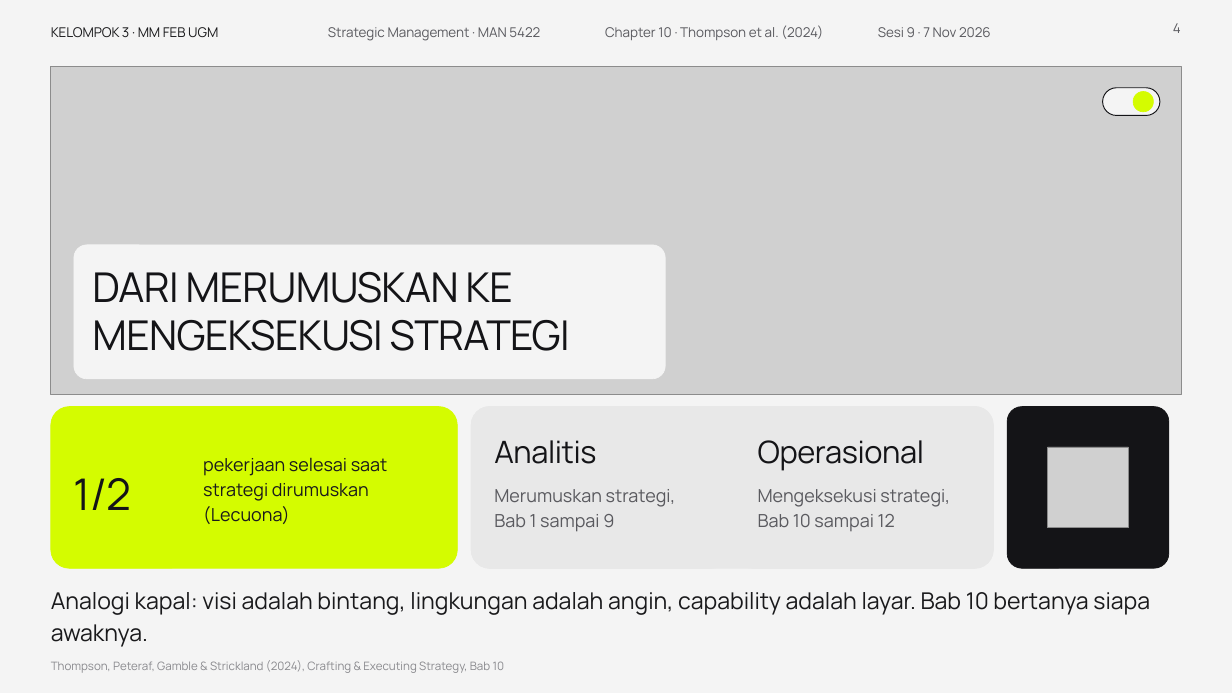
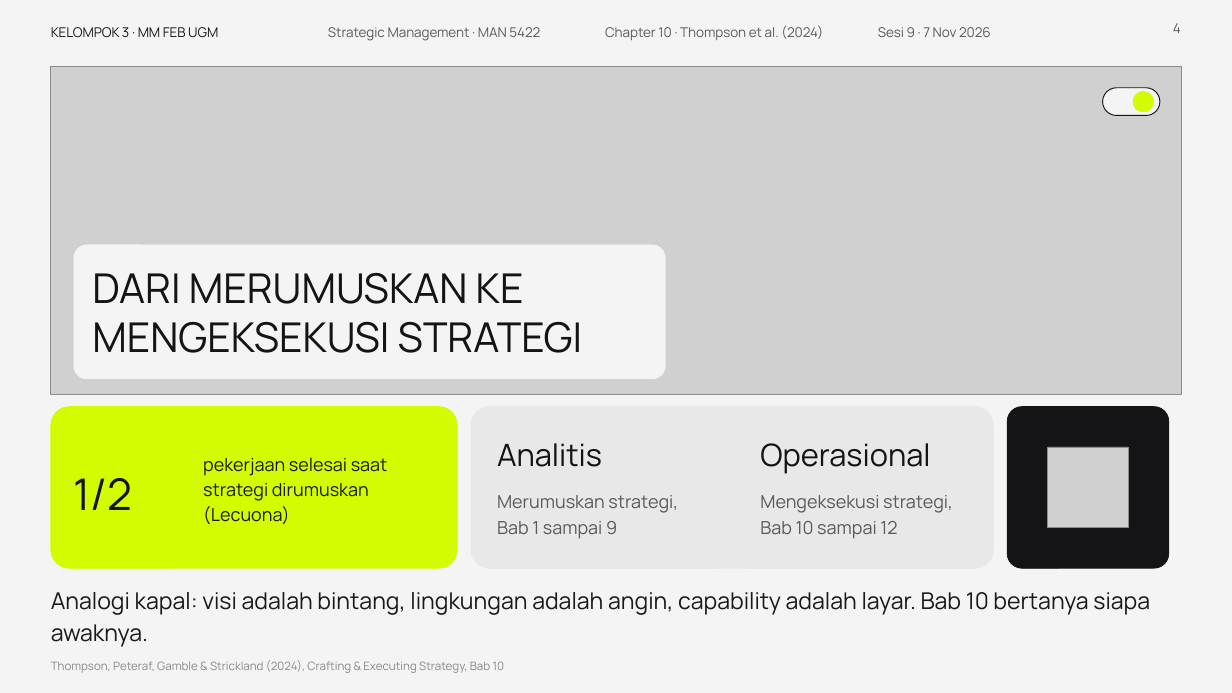
Before and after one commit to aslihabnuri/Dom-Manipulation, a slide deck: slide 4 of presentasi_ch10_kelompok3/SMJKT_Group 3_Aslih_Chapter 10 Strategy Execution.pptx. Drawn at 1232x693 pixels with LibreOffice and Linux fonts; fonts in the diff are those of the drawing; grey boxes stand for pictures; background and template pictures are left out. Boxes give left, top, right and bottom in pixels: in the first picture for what was removed or moved away, otherwise in the second. Text is boxed around its words. In the diff, an @@ line names an element or a change of style, - is before the commit and + after.

```diff
--- a/presentasi_ch10_kelompok3/SMJKT_Group 3_Aslih_Chapter 10 Strategy Execution.pptx
+++ b/presentasi_ch10_kelompok3/SMJKT_Group 3_Aslih_Chapter 10 Strategy Execution.pptx
@@ text "DARI MERUMUSKAN KE MENGEKSEKUSI STRATEGI" at (92, 273, 582, 353): letter spacing -0.5 to 0 pt; line spacing 0.98 to 1 @@
@@ text "Analitis" at (497, 443, 602, 467): letter spacing -0.3 to 0 pt @@
@@ text "Operasional" at (760, 443, 930, 474): letter spacing -0.3 to 0 pt @@
@@ text "Merumuskan strategi, Bab 1 sampai ..." at (497, 495, 678, 539): line spacing 1.18 to 1.2 @@
@@ text "Mengeksekusi strategi, Bab 10 sampai ..." at (760, 495, 953, 539): line spacing 1.18 to 1.2 @@
```
Also in this commit, not shown: 19 other slides changed, 3 other files.
